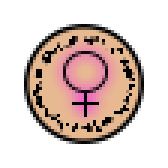
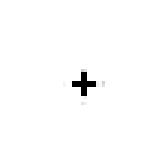
Before/after of a w=168, h=168 layered artwork. What changed in the layer stack:
showed group "Life" (2 layers) over [33, 36, 135, 132]
showed "Layer 7", moved it into group "Life", painted on it over [54, 57, 117, 117]
hid group "Gender" (2 layers) over [54, 51, 111, 117]
renamed "Layer 1" to "Outline", hid it over [33, 36, 135, 132]
hid "Ellipse 1" over [24, 24, 144, 144]
